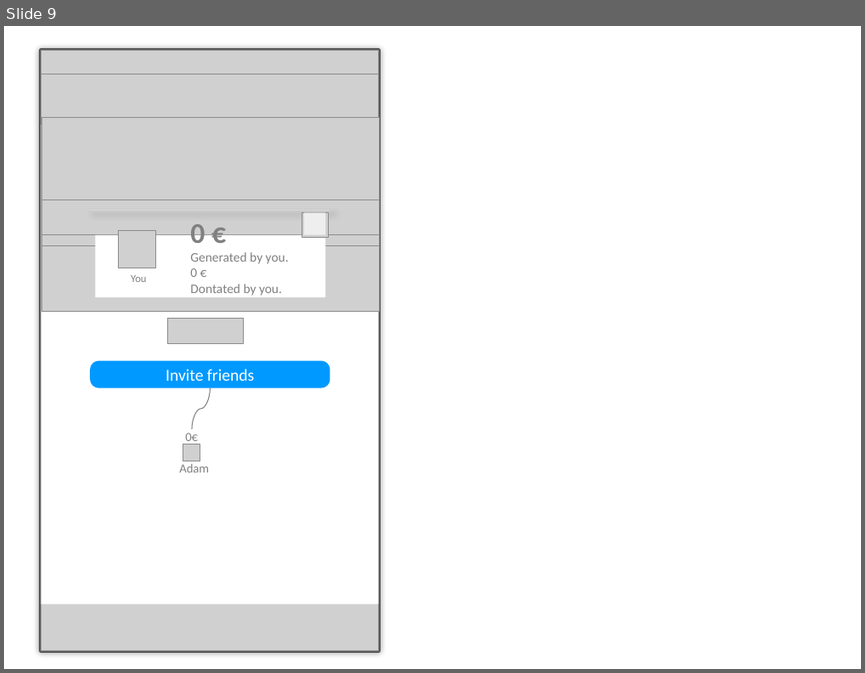
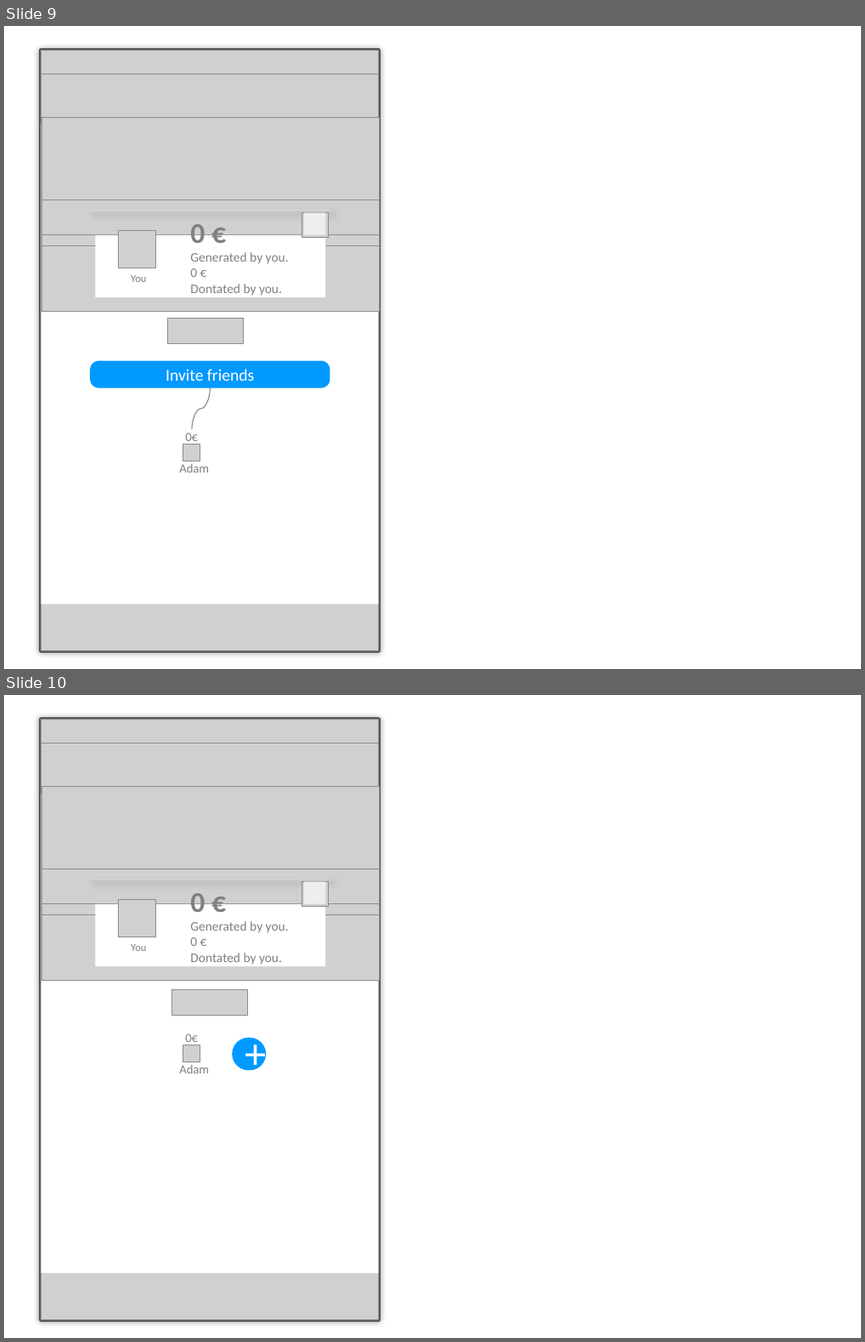
Before and after one commit to MoritzTheile/com.supeyou, a slide deck: com.supeyou.project/doc/SupeYou.pptx. Shown one above the other, each under a label of ours: slide 9 before the commit, slides 9 and 10 after it. The pictures are 865x673 and 865x1342 pixels, drawn with LibreOffice and Linux fonts; fonts in the diff are those of the drawing; grey boxes stand for pictures. Boxes give left, top, right and bottom in pixels: in the first picture for what was removed or moved away, otherwise in the second. Text is boxed around its words. In the diff, an @@ line names an element or a change of style, - is before the commit and + after.

```diff
--- a/com.supeyou.project/doc/SupeYou.pptx
+++ b/com.supeyou.project/doc/SupeYou.pptx
@@ slide 10 added at <box>4,695,861,1338</box>, background #FFFFFF @@
@@ rectangle added at <box>41,720,378,1320</box>, outline #595959 3.75 pt @@
@@ picture added at <box>41,720,378,1320</box> @@
@@ picture added at <box>41,743,378,794</box> @@
@@ rectangle added at <box>41,746,378,1272</box>, fill #FFFFFF @@
@@ picture added at <box>41,786,380,884</box> @@
@@ rectangle added at <box>472,817,811,873</box>, fill #FFFFFF @@
@@ group added at <box>41,868,380,981</box>: 3 pictures, 1 line @@
@@ text added at <box>190,893,289,964</box>, 11 pt, text #808080 @@
+0 €
+Generated by you.
+0 €
+Dontated by you.
@@ picture added at <box>302,882,328,907</box> @@
@@ rectangle added at <box>304,882,325,904</box>, fill #FFFFFF at 66% opacity @@
@@ rectangle added at <box>95,904,325,967</box>, fill #FFFFFF @@
@@ picture added at <box>118,899,155,936</box> @@
@@ text added at <box>131,944,146,951</box>, 9 pt, text #808080 @@
+You
@@ picture added at <box>172,990,247,1015</box> @@
@@ picture added at <box>183,1044,200,1061</box> @@
@@ text added at <box>185,1033,198,1046</box>, 10.5 pt, text #808080 @@
+0€
@@ rounded rectangle added at <box>232,1038,266,1071</box>, fill #0099FF, 36 pt, text #FFFFFF @@
++
@@ text added at <box>179,1065,209,1073</box>, 10.5 pt, text #808080 @@
+Adam
```
Also in this commit, not shown: 6 other files.
